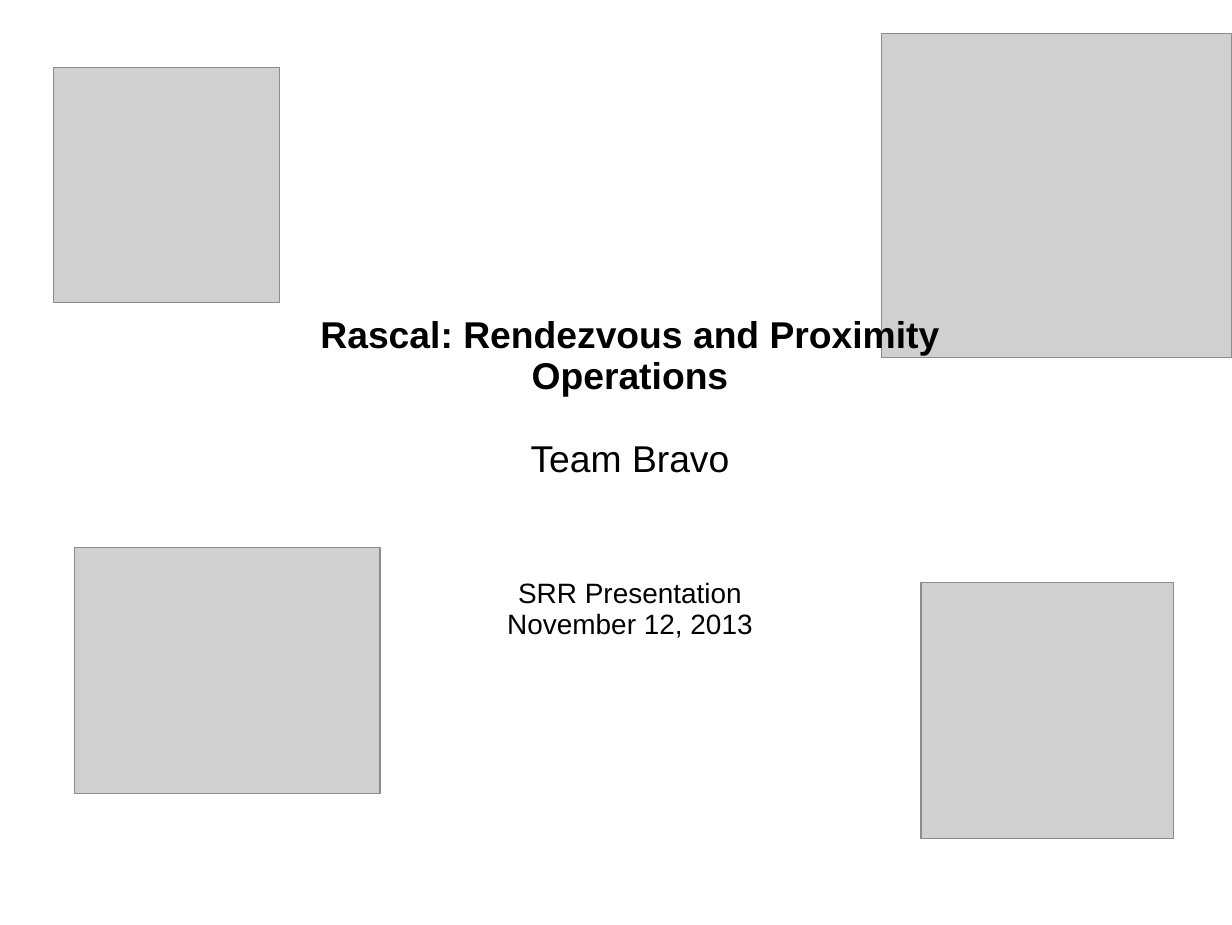
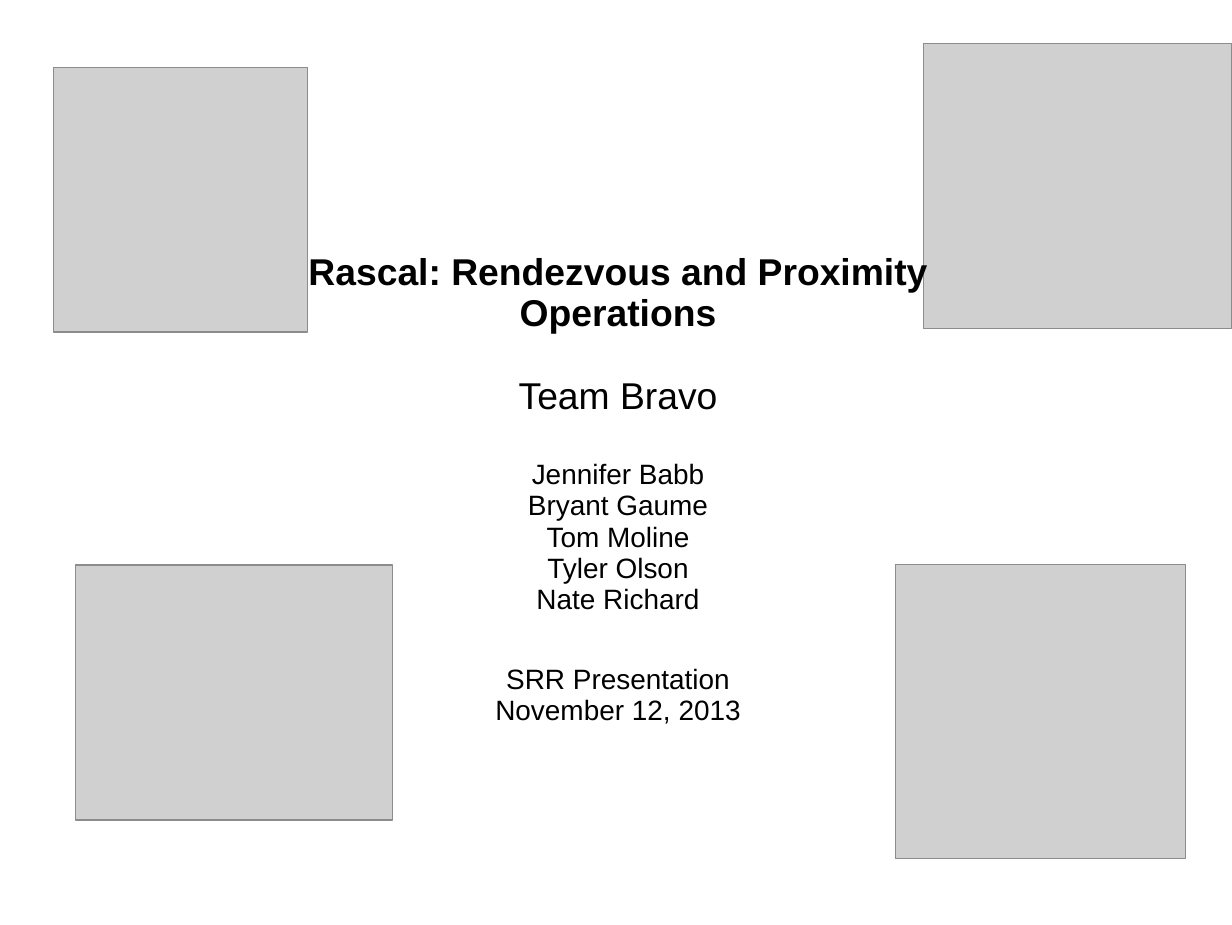
Before and after one commit to RascalSeniorDesign/Preliminary-Design, a slide deck: slide 1 of CMQA/Presentations/SRR Presentation.pptx. Drawn at 1232x925 pixels with LibreOffice and Linux fonts; fonts in the diff are those of the drawing; grey boxes stand for pictures; background and template pictures are left out. Boxes give left, top, right and bottom in pixels: in the first picture for what was removed or moved away, otherwise in the second. Text is boxed around its words. In the diff, an @@ line names an element or a change of style, - is before the commit and + after.

```diff
--- a/CMQA/Presentations/SRR Presentation.pptx
+++ b/CMQA/Presentations/SRR Presentation.pptx
@@ picture: place and size @@
-picture at box(881, 34, 1232, 358)
+picture at box(923, 44, 1232, 329)
@@ picture: place and size @@
-picture at box(54, 67, 279, 302)
+picture at box(54, 67, 309, 332)
@@ text "Rascal: Rendezvous and Proximity Operations": place and size @@
-text "Rascal: Rendezvous and Proximity Operations" at box(320, 318, 940, 638)
+text "Rascal: Rendezvous and Proximity Operations" at box(308, 255, 928, 724)
@@ text at box(528, 463, 708, 610): paragraphs added @@
+Jennifer Babb
+Bryant Gaume
+Tom Moline
+Tyler Olson
+Nate Richard
@@ picture: place and size @@
-picture at box(75, 547, 380, 793)
+picture at box(76, 565, 394, 819)
@@ picture: place and size @@
-picture at box(921, 582, 1174, 838)
+picture at box(895, 565, 1186, 859)
```
Also in this commit, not shown: 40 other slides changed, 3 slides added.
